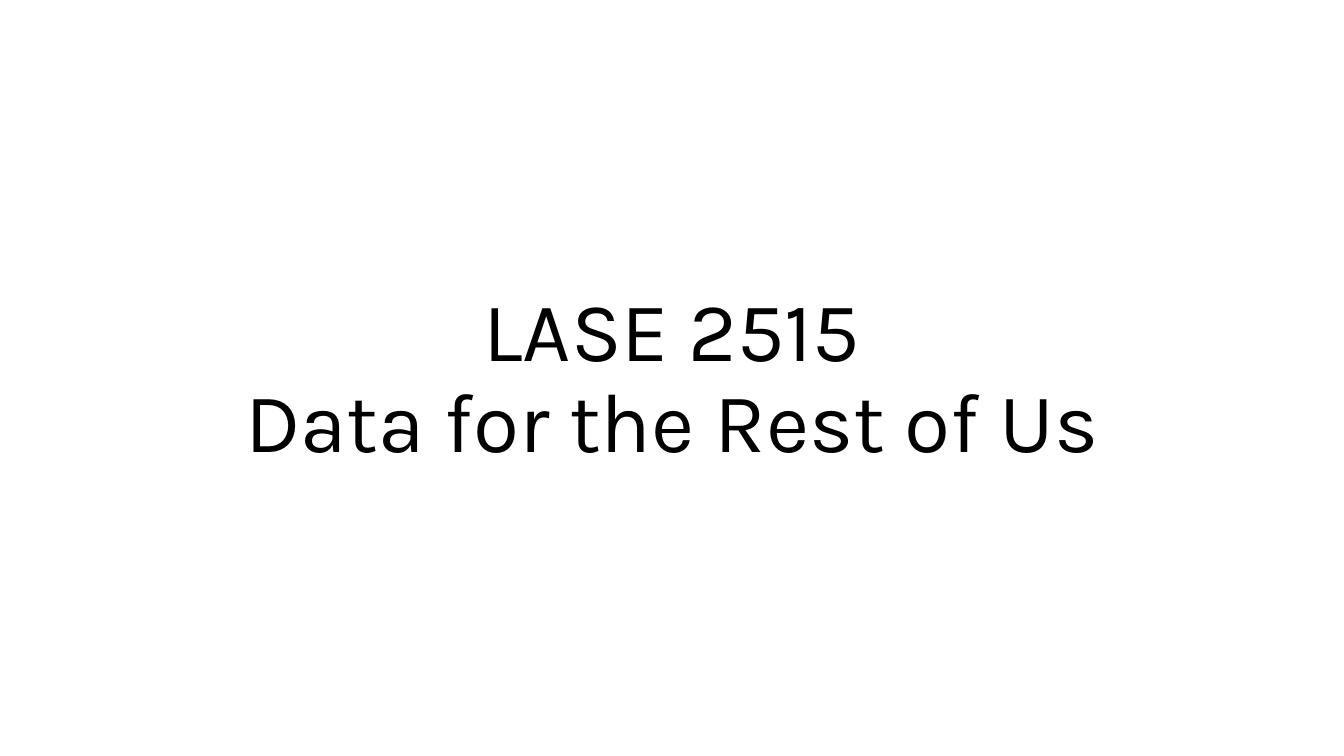
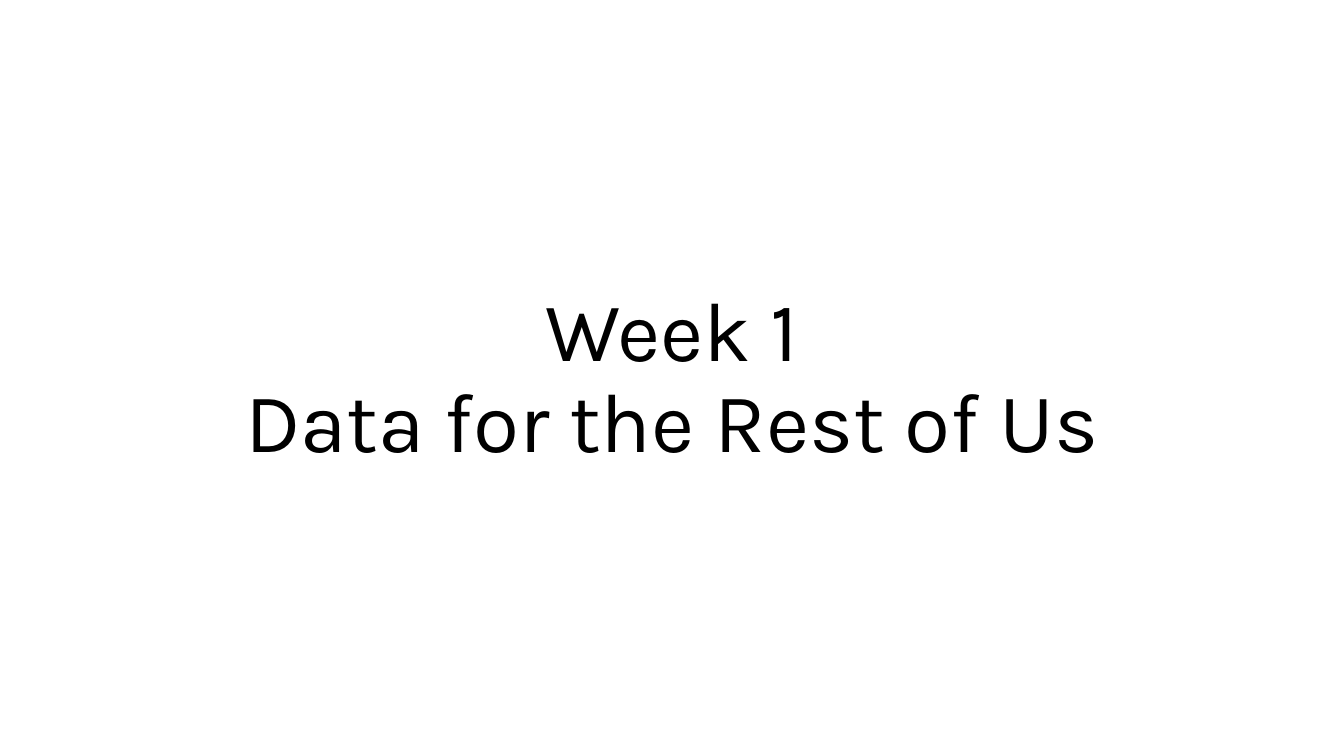
Before and after one commit to walshbr/data-for-the-rest-of-us, a slide deck: slide 1 of resources/week-1/intro.pptx. Drawn at 1344x756 pixels with LibreOffice and Linux fonts; fonts in the diff are those of the drawing. Boxes give left, top, right and bottom in pixels: in the first picture for what was removed or moved away, otherwise in the second. Text is boxed around its words. In the diff, an @@ line names an element or a change of style, - is before the commit and + after.

Commit message:
drafting introductory slides for collection

```diff
--- a/resources/week-1/intro.pptx
+++ b/resources/week-1/intro.pptx
@@ title at <box>245,303,1098,453</box>: text changed @@
-LASE 2515
-Data for the Rest of Us
+Week 1
+Data for the Rest of Us
```
Also in this commit, not shown: 11 other files.
